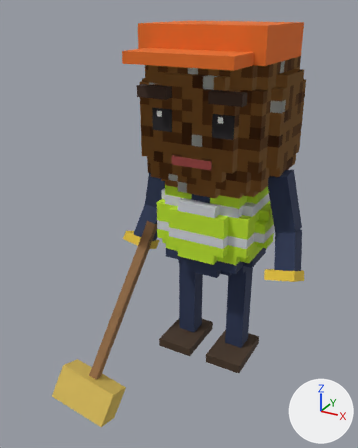
Before and after pictures for a commit that changed the glTF model assets/models/roasted_garbage.glb.
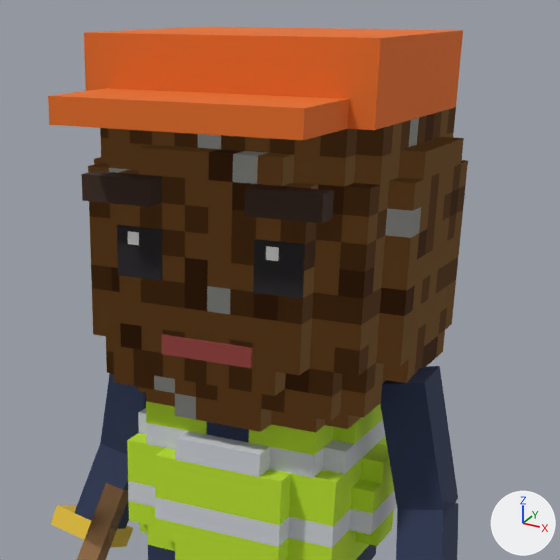
Each version is shown whole from a 50 mm lens placed at (0.996, -2.228, 1.834), pointed at (-0.159, -0.128, 0.784), then close up on the part from 28% to 97% of the width and 2% to 57% of the height. Arrows for +X, +Y and +Z are at lower right; the lights stay in place. The older version's two pictures come first. Both versions are drawn at frame 48 of the action 'Sweep'; the numbers are the values there.

Script lines for the objects in view, before the commit:
```python
ob_brows_normal = bpy.data.objects.new('brows_normal', me_brows_normal_mesh)
ob_brows_normal.parent = ob_head
ob_brows_normal.location = (0.0, 0.0, 0.0)
ob_brows_raised = bpy.data.objects.new('brows_raised', me_brows_raised_mesh)
ob_brows_raised.parent = ob_head
ob_brows_raised.location = (0.0, 0.0, 0.0)
ob_brows_raised.scale = (0.0, 0.0, 0.0)
ob_eyes_open = bpy.data.objects.new('eyes_open', me_eyes_open_mesh)
ob_eyes_open.parent = ob_head
ob_eyes_open.location = (0.0, 0.0, 0.0)
ob_eyes_shut = bpy.data.objects.new('eyes_shut', me_eyes_shut_mesh)
ob_eyes_shut.parent = ob_head
ob_eyes_shut.location = (0.0, 0.0, 0.0)
ob_eyes_shut.scale = (0.0, 0.0, 0.0)
ob_head_bare = bpy.data.objects.new('Head_bare', me_head_bare_mesh)
ob_head_bare.parent = ob_head
ob_head_bare.location = (0.0, 0.0, 0.0)
ob_mouth_flat = bpy.data.objects.new('mouth_flat', me_mouth_flat_mesh)
ob_mouth_flat.parent = ob_head
ob_mouth_flat.location = (0.0, 0.0, 0.0)
ob_mouth_o = bpy.data.objects.new('mouth_o', me_mouth_o_mesh)
ob_mouth_o.parent = ob_head
ob_mouth_o.location = (0.0, 0.0, 0.0)
ob_mouth_o.scale = (0.0, 0.0, 0.0)
# also in view: 'UpperArm_R' at (-0.321, -0.043, 0.96); 'Head' at (0.0, -0.05, 1.365); 'UpperArm_L' at (0.37, -0.043, 0.971); 'LowerArm_L' at (0.418, -0.082, 0.709); 'prop_broom' at (-0.523, -0.352, 0.201)
```
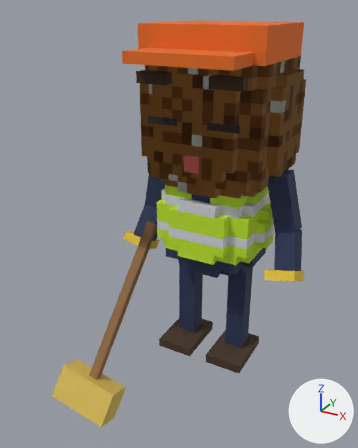
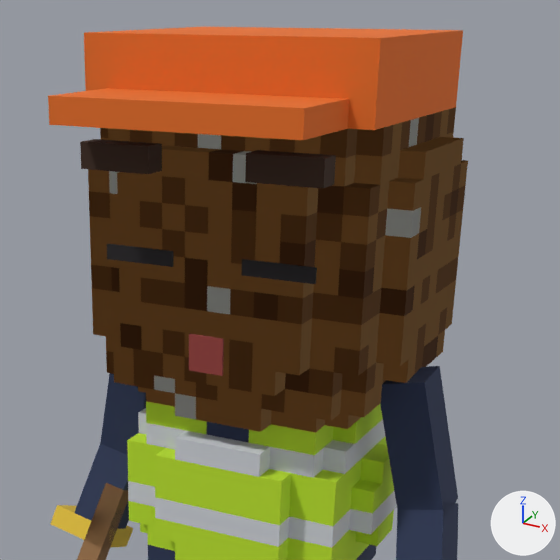
The change in detail:
Object 'eyes_open' (ob_eyes_open) is rescaled from (1.0, 1.0, 1.0) to (0.0, 0.0, 0.0).
Object 'eyes_shut' (ob_eyes_shut) is rescaled from (0.0, 0.0, 0.0) to (1.0, 1.0, 1.0).
Object 'brows_normal' (ob_brows_normal) is rescaled from (1.0, 1.0, 1.0) to (0.0, 0.0, 0.0).
Object 'mouth_flat' (ob_mouth_flat) is rescaled from (1.0, 1.0, 1.0) to (0.0, 0.0, 0.0).
Object 'brows_raised' (ob_brows_raised) is rescaled from (0.0, 0.0, 0.0) to (1.0, 1.0, 1.0).
Object 'mouth_o' (ob_mouth_o) is rescaled from (0.0, 0.0, 0.0) to (1.0, 1.0, 1.0).

What differs and where, as boxes [x1, y1, x2, y2] in the close-ups (560 x 560 px):
'brows_raised', rescaled (not visible before): after [80, 139, 336, 188]
'brows_normal', rescaled (not visible afterwards): before [81, 171, 334, 223]
'eyes_open', rescaled (not visible afterwards): before [117, 225, 305, 299]
'eyes_shut', rescaled (not visible before): after [107, 244, 317, 284]
'mouth_flat', rescaled (not visible afterwards): before [162, 334, 253, 368]
'mouth_o', rescaled (not visible before): after [189, 334, 224, 376]
